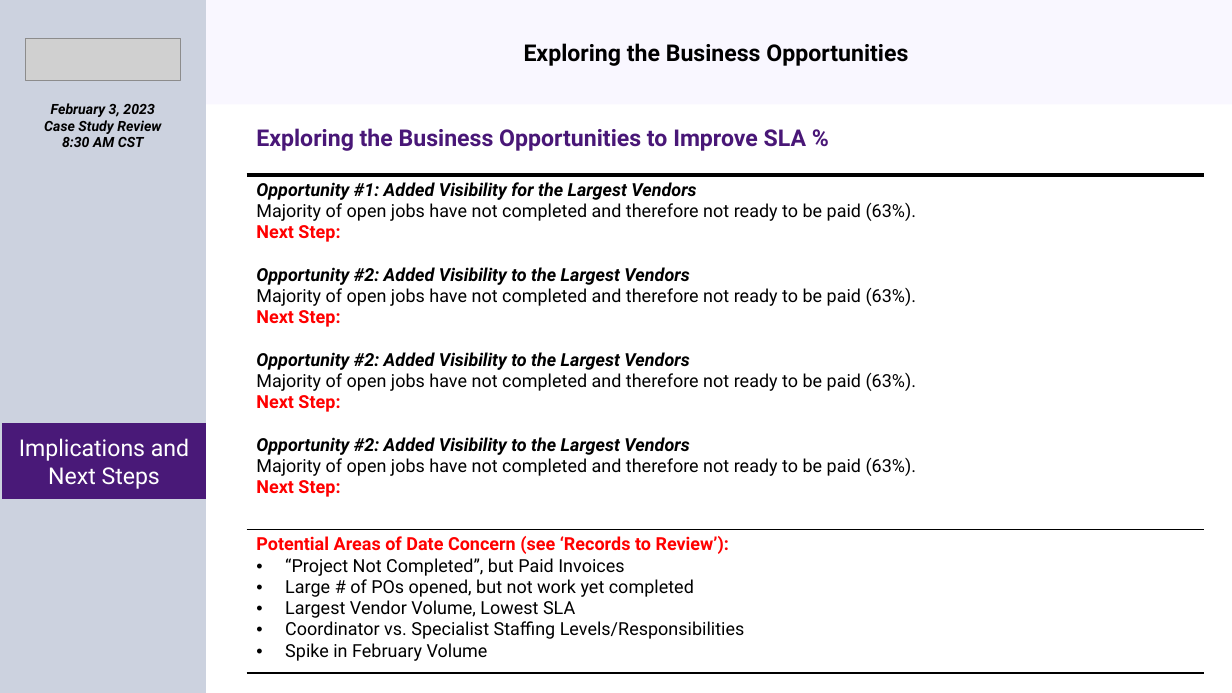
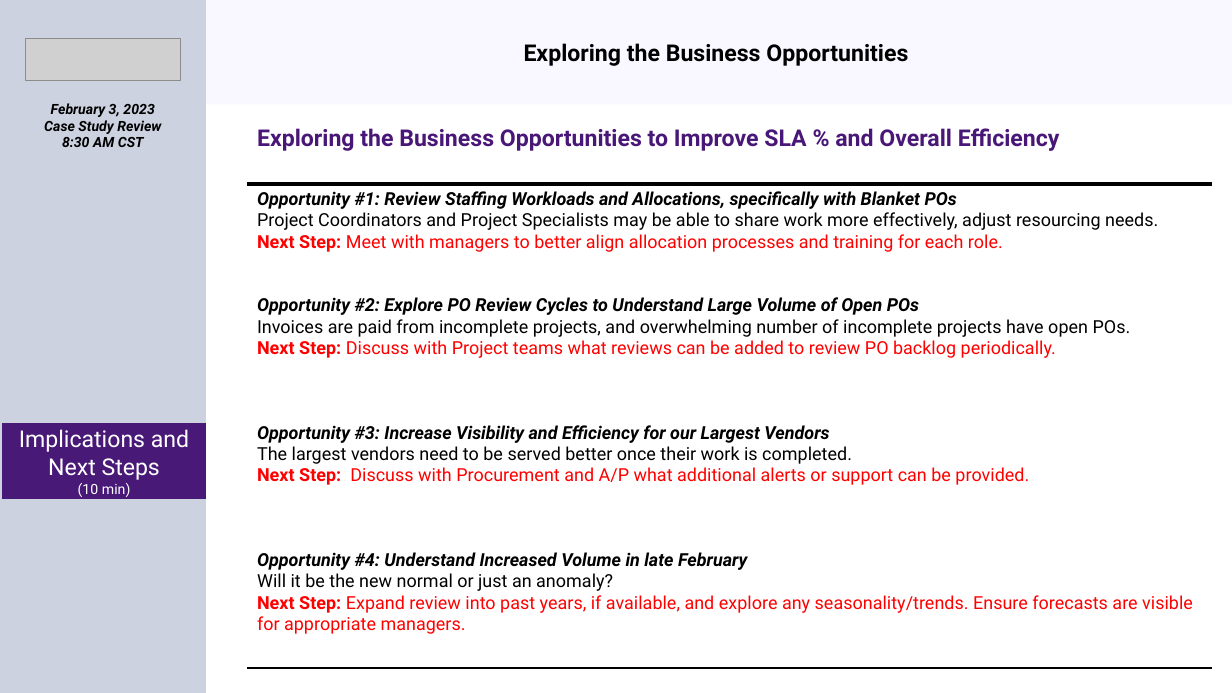
Before and after one commit to timothypenfield/TheWorkx, a slide deck: slide 5 of Projects/PowerBI/Vendor Payment Delays Case Study/VenderPaymentInquiry.pptx. Drawn at 1232x693 pixels with LibreOffice and Linux fonts; fonts in the diff are those of the drawing; grey boxes stand for pictures. Boxes give left, top, right and bottom in pixels: in the first picture for what was removed or moved away, otherwise in the second. Text is boxed around its words. In the diff, an @@ line names an element or a change of style, - is before the commit and + after.

```diff
--- a/Projects/PowerBI/Vendor Payment Delays Case Study/VenderPaymentInquiry.pptx
+++ b/Projects/PowerBI/Vendor Payment Delays Case Study/VenderPaymentInquiry.pptx
@@ table at [248,120,1212,668] @@
-row 1: Exploring the Business Opportunities to Improve SLA %
-row 2: Opportunity #1: Added Visibility for the Largest Vendors / Majority of open jobs have not completed and therefore not ready to be paid (63%). / Next Step: / Opportunity #2: Added Visibility to the Largest Vendors / Majority of open jobs have not completed and therefore not ready to be paid (63%). / Next Step: / Opportunity #2: Added Visibility to the Largest Vendors / Majority of open jobs have not completed and therefore not ready to be paid (63%). / Next Step: / Opportunity #2: Added Visibility to the Largest Vendors / Majority of open jobs have not completed and therefore not ready to be paid (63%). / Next Step:
-row 3: Potential Areas of Date Concern (see ‘Records to Review’): / “Project Not Completed”, but Paid Invoices / Large # of POs opened, but not work yet completed / Largest Vendor Volume, Lowest SLA / Coordinator vs. Specialist Staffing Levels/Responsibilities / Spike in February Volume
+row 1: Exploring the Business Opportunities to Improve SLA % and Overall Efficiency
+row 2: Opportunity #1: Review Staffing Workloads and Allocations, specifically with Blanket POs / Project Coordinators and Project Specialists may be able to share work more effectively, adjust resourcing needs. / Next Step: Meet with managers to better align allocation processes and training for each role. / Opportunity #2: Explore PO Review Cycles to Understand Large Volume of Open POs / Invoices are paid from incomplete projects, and overwhelming number of incomplete projects have open POs. / Next Step: Discuss with Project teams what reviews can be added to review PO backlog periodically. / Opportunity #3: Increase Visibility and Efficiency for our Largest Vendors / The largest vendors need to be served better once their work is completed. / Next Step: Discuss with Procurement and A/P what additional alerts or support can be provided. / Opportunity #4: Understand Increased Volume in late February / Will it be the new normal or just an anomaly? / Next Step: Expand review into past years, if available, and explore any seasonality/trends. Ensure forecasts are visible for appropriate managers.
@@ table: place and size @@
-table at [247,120,1203,673]
+table at [248,120,1212,668]
@@ text in rectangle at [78,483,131,497]: paragraph added @@
+(10 min)
```
Also in this commit, not shown: 4 other slides changed, 2 other files.
